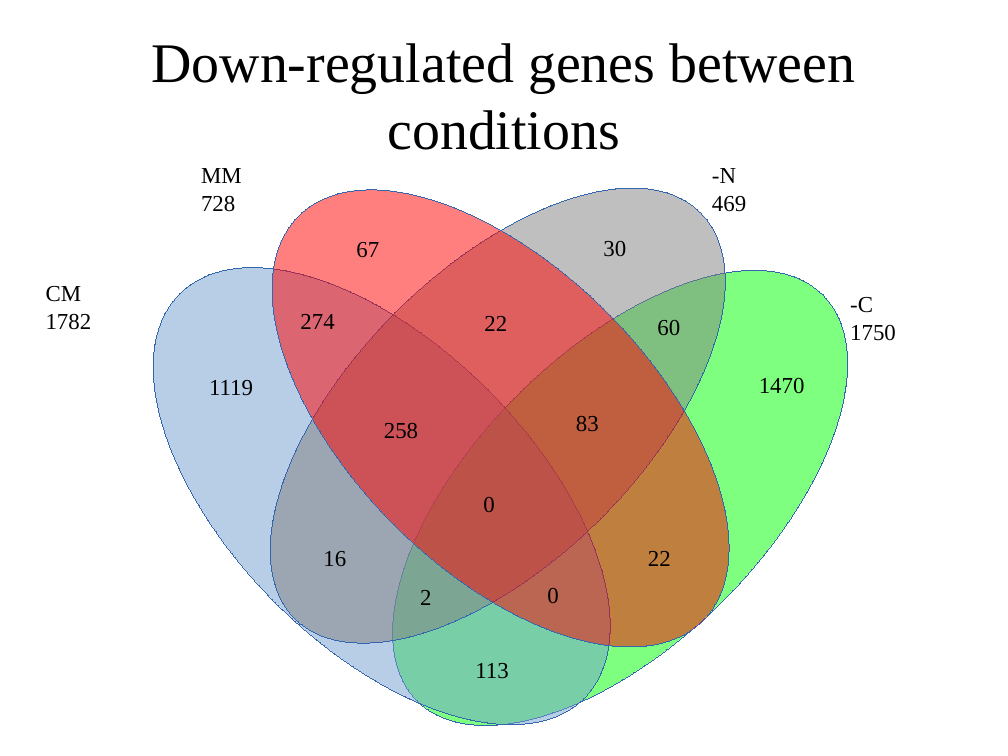
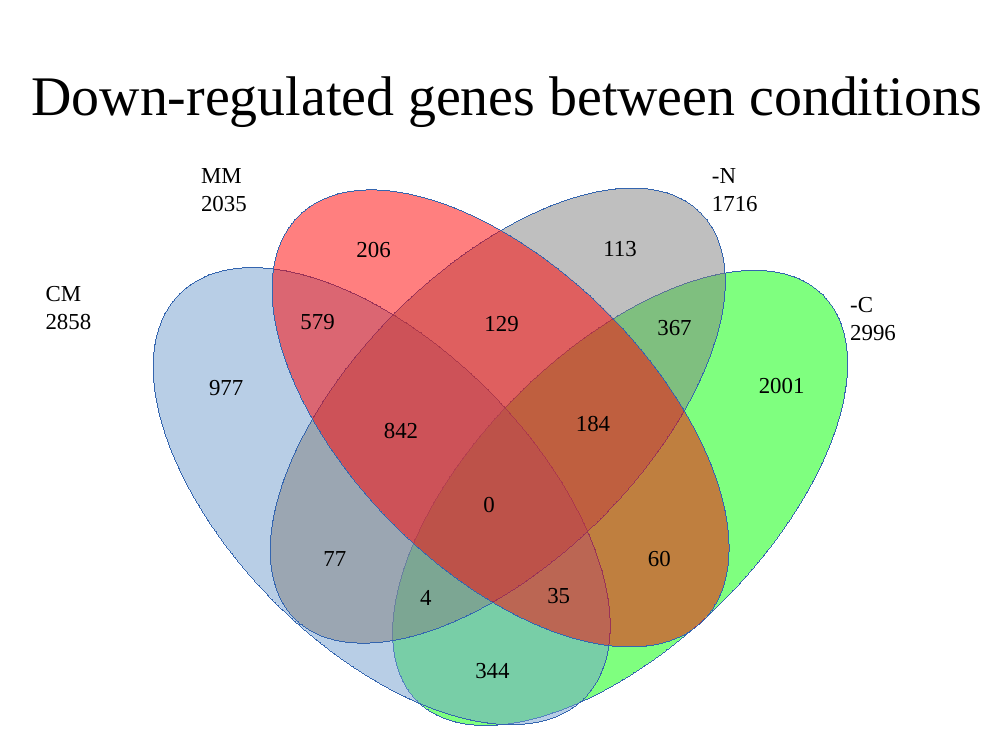
Before and after one commit to wilkinsonlab/m-oryzae-polya, a slide deck: slide 24 of doc/version_21/oryzae_presentation.odp (slide 26 before the commit). Drawn at 1008x756 pixels with LibreOffice and Linux fonts; fonts in the diff are those of the drawing. Boxes give left, top, right and bottom in pixels: in the first picture for what was removed or moved away, otherwise in the second. Text is boxed around its words. In the diff, an @@ line names an element or a change of style, - is before the commit and + after.

```diff
--- a/doc/version_21/oryzae_presentation.odp
+++ b/doc/version_21/oryzae_presentation.odp
@@ title "Down-regulated genes between conditions" rewrapped from [151,43,855,150] to [31,76,982,126] @@
@@ text at [201,196,247,212]: text changed @@
-728
+2035
@@ text at [712,196,758,212]: text changed @@
-469
+1716
@@ text "113": place and size @@
-text "113" at [475,663,508,679]
+text "113" at [603,241,636,256]
@@ text at [356,241,390,258]: text changed @@
-67
+206
@@ text removed at [603,241,626,256] @@
-30
@@ text at [46,313,92,330]: text changed @@
-1782
+2858
@@ text at [300,314,334,330]: text changed @@
-274
+579
@@ text at [484,316,518,332]: text changed @@
-22
+129
@@ text added at [657,320,691,335], 18 pt, text #000000 @@
+367
@@ text at [850,325,896,341]: text changed @@
-1750
+2996
@@ text at [209,380,243,396]: text changed @@
-1119
+977
@@ text at [759,377,805,394]: text changed @@
-1470
+2001
@@ text at [576,416,610,431]: text changed @@
-83
+184
@@ text at [384,423,418,439]: text changed @@
-258
+842
@@ text at [323,551,346,566]: text changed @@
-16
+77
@@ text "60": place and size @@
-text "60" at [657,320,680,335]
+text "60" at [648,551,671,566]
@@ text removed at [648,551,671,566] @@
-22
@@ text at [420,590,431,605]: text changed @@
-2
+4
@@ text at [547,588,570,603]: text changed @@
-0
+35
@@ text added at [475,663,509,679], 18 pt, text #000000 @@
+344
```
Also in this commit, not shown: 22 other slides changed, 4 slides added, 9 slides removed, 4 other files.
